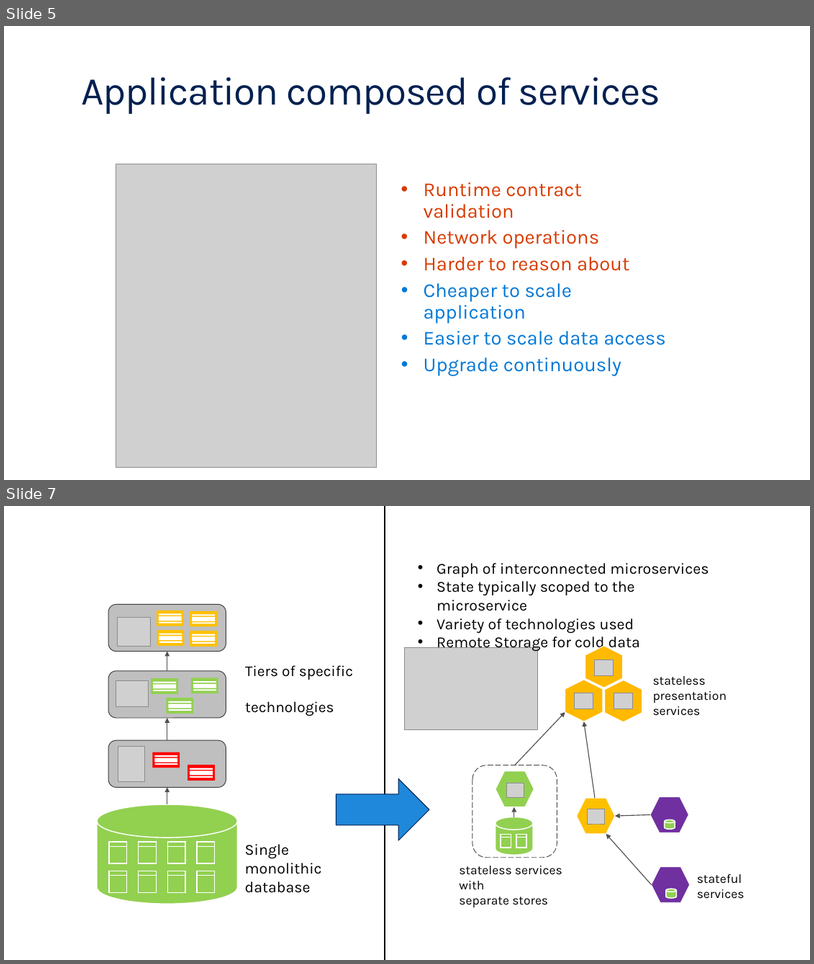
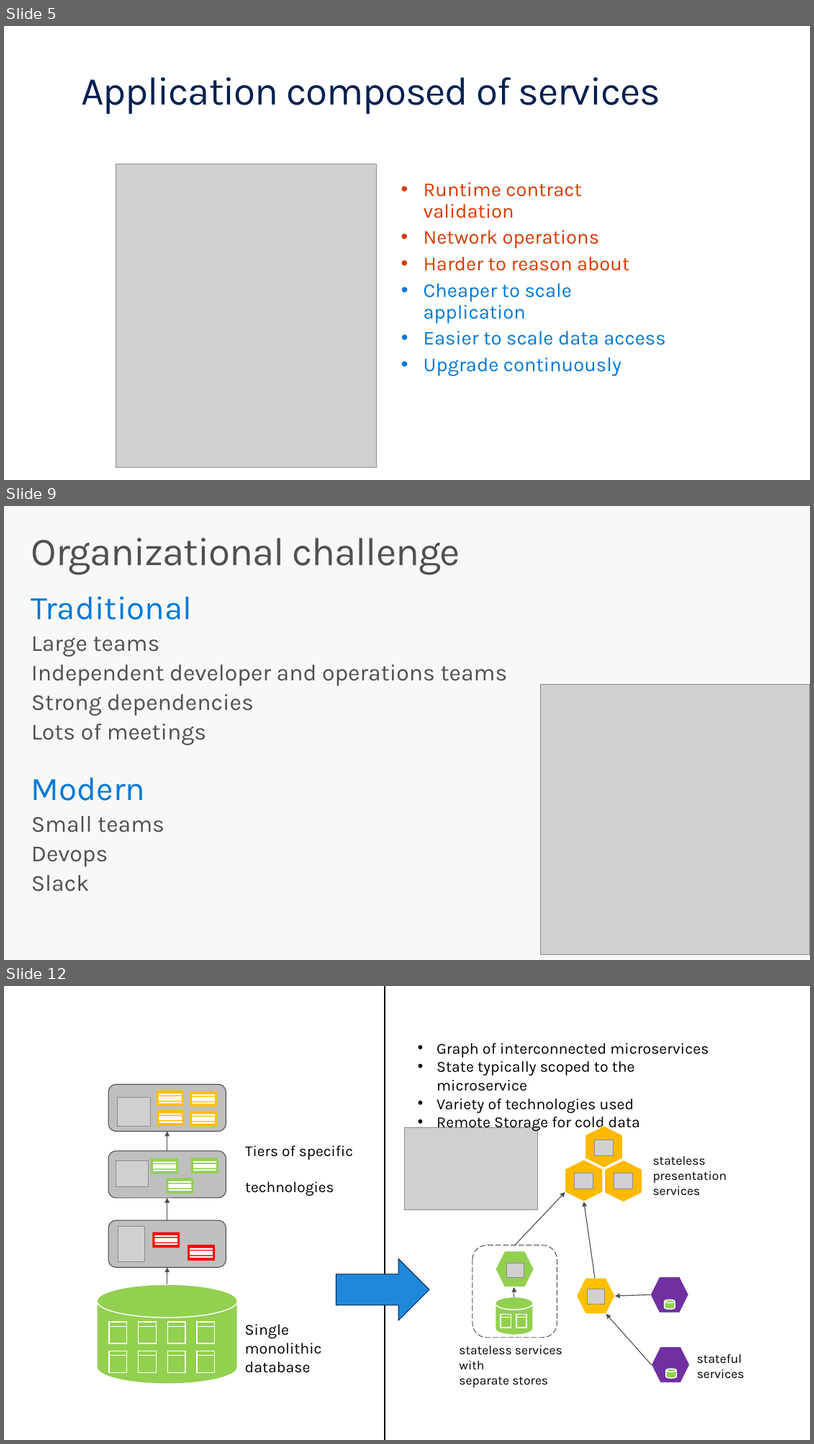
Before and after one commit to brentstineman/PersonalStuff, a slide deck: Presentations/Service Fabric/ServiceFabric Overview.pptx. Shown one above the other, each under a label of ours: slides 5 and 7 before the commit, slides 5, 9 and 12 after it; the slides between them are not shown. The pictures are 814x964 and 814x1444 pixels, drawn with LibreOffice and Linux fonts; fonts in the diff are those of the drawing; grey boxes stand for pictures; background and template pictures are left out. Boxes give left, top, right and bottom in pixels: in the first picture for what was removed or moved away, otherwise in the second. Text is boxed around its words. In the diff, an @@ line names an element or a change of style, - is before the commit and + after.

```diff
--- a/Presentations/Service Fabric/ServiceFabric Overview.pptx
+++ b/Presentations/Service Fabric/ServiceFabric Overview.pptx
@@ slide 9 added at <box>4,506,810,960</box>, background #F8F8F8 @@
@@ title added at <box>31,538,460,575</box>, 48 pt, text #505050 @@
+Organizational challenge
@@ text added at <box>31,596,508,891</box>, 28 pt, text #505050 @@
+Traditional
+  Large teams
+  Independent developer and operations teams
+  Strong dependencies
+  Lots of meetings
+Modern
+  Small teams
+  Devops
+  Slack
@@ picture added at <box>540,685,810,955</box> @@
@@ what was slide 7 is now slide 12 @@
```
Also in this commit, not shown: 10 other slides added, 1 slide removed, 1 other file.
